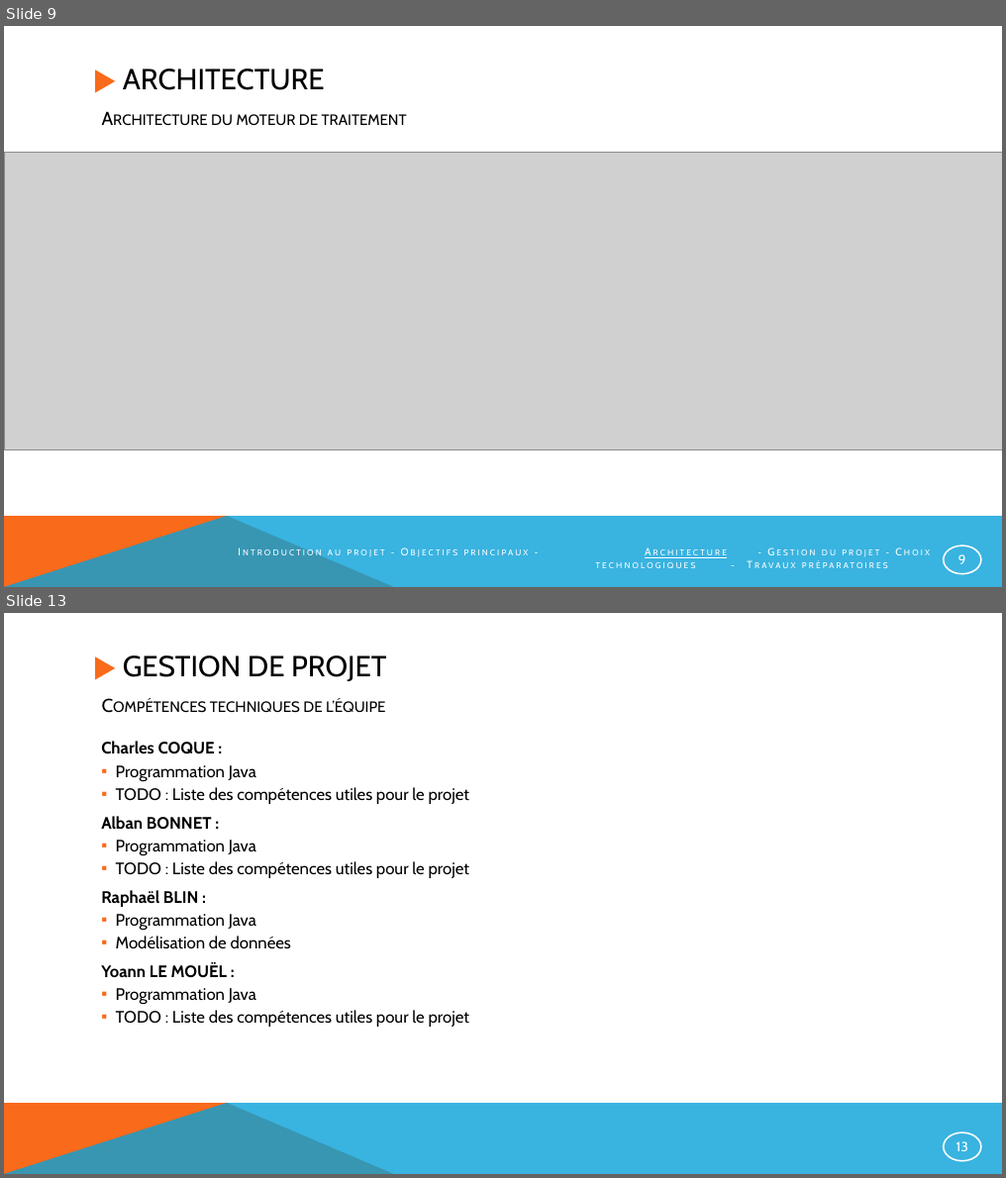
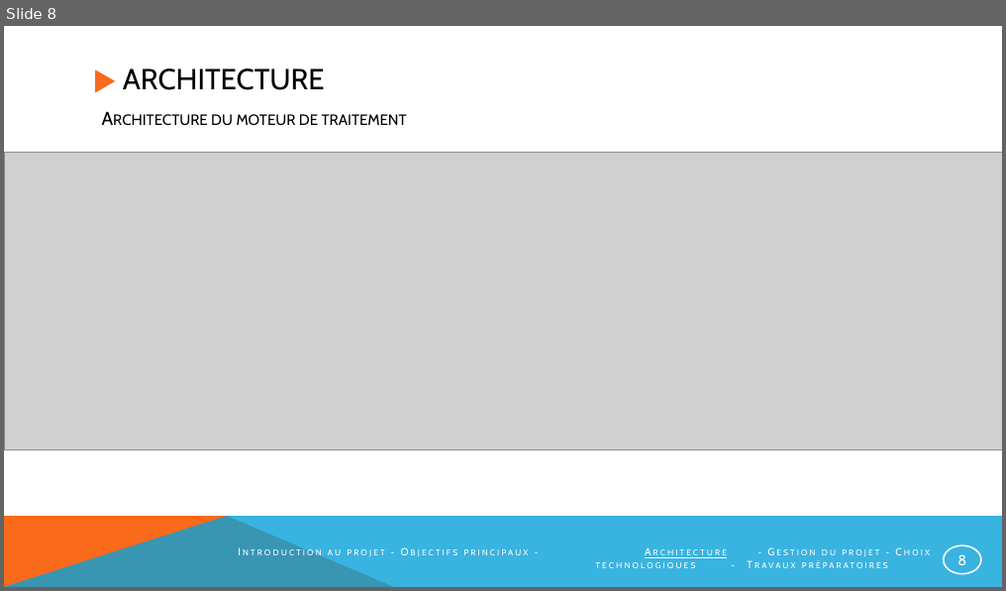
Before and after one commit to NotAVeryIntelligentSystem/NARVIS, a slide deck: Presentation/PrésentationNarvis_2.pptx. Shown one above the other, each under a label of ours: slides 9 and 13 before the commit, slide 8 after it; the slides between them are not shown. The pictures are 1006x1178 and 1006x591 pixels, drawn with LibreOffice and Linux fonts; fonts in the diff are those of the drawing; grey boxes stand for pictures. Boxes give left, top, right and bottom in pixels: in the first picture for what was removed or moved away, otherwise in the second. Text is boxed around its words. In the diff, an @@ line names an element or a change of style, - is before the commit and + after.

Commit message:
Mise à jour de la Présentation. Modification des User Stories +  Intégration du schéma InputOutput + Ajout d'images + Modification de la partie Gestion de Projet.

```diff
--- a/Presentation/PrésentationNarvis_2.pptx
+++ b/Presentation/PrésentationNarvis_2.pptx
@@ slide 13 removed at (x1=4, y1=613, x2=1002, y2=1174), background #FFFFFF; not listed: 4 template elements that a slide beside it also shows @@
@@ title removed at (x1=123, y1=656, x2=386, y2=681) @@
-GESTION DE PROJET
@@ text removed at (x1=210, y1=699, x2=385, y2=713) @@
-Compétences techniques de l’équipe
@@ text removed at (x1=101, y1=741, x2=469, y2=1027) @@
-Charles COQUE :
-  ▪ Programmation Java
-  ▪ TODO : Liste des compétences utiles pour le projet
-Alban BONNET :
-  ▪ Programmation Java
-  ▪ TODO : Liste des compétences utiles pour le projet
-Raphaël BLIN :
-  ▪ Programmation Java
-  ▪ Modélisation de données
-Yoann LE MOUËL :
-  ▪ Programmation Java
-  ▪ TODO : Liste des compétences utiles pour le projet
@@ what was slide 9 is now slide 8 @@
@@ page number at (x1=957, y1=555, x2=966, y2=566): text changed; size 12.8 to 14 pt @@
-9
+8
```
Also in this commit, not shown: 10 slides changed, 1 slide added, 1 other slide removed.
